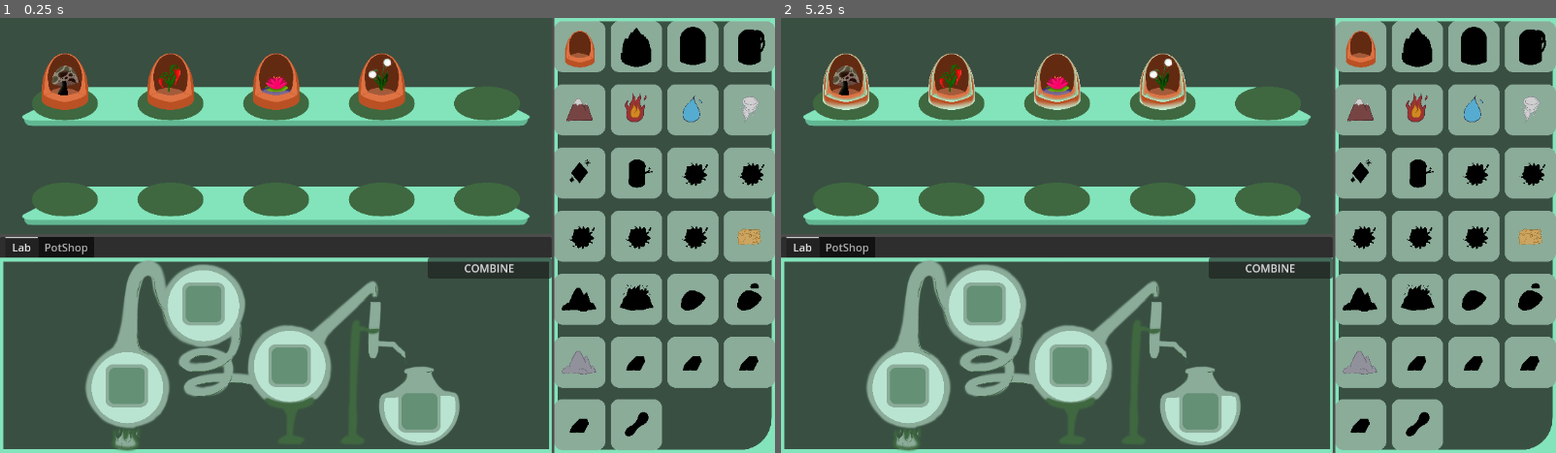
Above: before the commit, frames 1-2 (left to right).
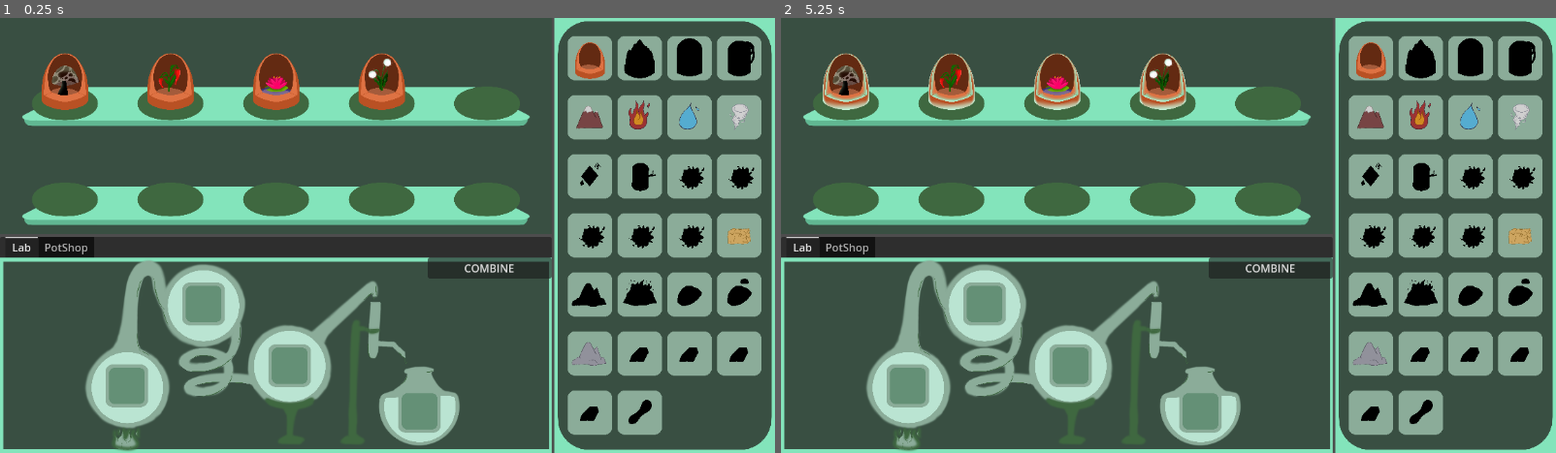
Above: after the commit, the same moments.

Repository: Girlies-stdio/elementalchemy
Game: Godot game, scene res://Scenes/main.tscn
Same seed, same stepped clock (60 frames per second), same inputs: the game is played once before the commit and once after it.
Inputs (mouse positions are in pixels of both pictures, inside the frame that each line leads up to):
- Up to frame 1 (0.25 s): no input
- Up to frame 2 (5.25 s): click (843, 78) at 0.5 s; click (951, 78) at 1.25 s; click (1060, 78) at 2 s; click (1160, 78) at 2.75 s; click (1269, 78) at 3.5 s; click (843, 174) at 4.25 s; click (951, 174) at 5 s

The runs differ from the first frame. In frame 1, 13% of the frame differs, in the area x 71-100%, y 0-100%; in frame 2, 13%.

Commit message:
various fixes

Diff:
--- a/Inventory/inventory.gd
+++ b/Inventory/inventory.gd
@@ -42,7 +42,7 @@
 	return false
 
 func enough(elements: Array[String]) -> bool:
-	var items = elements.map(func(str) -> Item: return GlobalScript.findItem(str))
+	var items = elements.map(func(s) -> Item: return GlobalScript.findItem(s))
 	#This nullCheck is only added because we don't have all the elements in the game right now
 	if null in items:
 		return false
@@ -53,7 +53,7 @@
 
 func buy(potType: int, elements: Array[String]) -> void:
 	if enough(elements):
-		var items = elements.map(func(str) -> Item: return GlobalScript.findItem(str))
+		var items = elements.map(func(s) -> Item: return GlobalScript.findItem(s))
 		for item in items:
 			remove(item)
 		var pot = GlobalScript.ALL_ITEMS[potType - 1]
--- a/Inventory/inventory_gui.gd
+++ b/Inventory/inventory_gui.gd
@@ -2,7 +2,8 @@
 
 var inventory : Inventory
 
-@onready var grid: GridContainer = $NinePatchRect/ScrollContainer/GridContainer
+@onready var margin : MarginContainer = $NinePatchRect/MarginContainer
+@onready var grid: GridContainer = $NinePatchRect/MarginContainer/ScrollContainer/GridContainer
 @onready var slots: Array[Slot] = []
 var locked: bool = false
 
@@ -11,6 +12,12 @@
 	connectSlots()
 	inventory.updated.connect(update)
 	update()
+
+	var margin_value = 20
+	margin.add_theme_constant_override("margin_top", margin_value)
+	margin.add_theme_constant_override("margin_left", margin_value)
+	margin.add_theme_constant_override("margin_bottom", margin_value)
+	margin.add_theme_constant_override("margin_right", margin_value)
 
 func update():
 	for i in range(slots.size()):
@@ -24,7 +31,7 @@
 		await inventory.ready
 	for i in range(GlobalScript.ALL_ITEMS.size()):
 		var slot = preload("res://Inventory/slot.tscn").instantiate()
-		$NinePatchRect/ScrollContainer/GridContainer.add_child(slot)
+		grid.add_child(slot)
 		slots.append(slot)
 		var isg = preload("res://Inventory/item_stack_gui.tscn").instantiate()
 		slot.insert(isg)
@@ -70,7 +77,7 @@
 	GlobalScript.itemInHand = null
 	update()
 
-func _input(event):
+func _input(_event):
 	if GlobalScript.itemInHand && !locked && Input.is_action_pressed("Right_click"):
 		putItemBack()
 	updateItemInHand()
--- a/Inventory/inventory_gui.tscn
+++ b/Inventory/inventory_gui.tscn
@@ -28,7 +28,7 @@
 patch_margin_right = 64
 patch_margin_bottom = 64
 
-[node name="ScrollContainer" type="ScrollContainer" parent="NinePatchRect"]
+[node name="MarginContainer" type="MarginContainer" parent="NinePatchRect"]
 layout_mode = 1
 anchors_preset = 15
 anchor_right = 1.0
@@ -36,7 +36,10 @@
 grow_horizontal = 2
 grow_vertical = 2
 
-[node name="GridContainer" type="GridContainer" parent="NinePatchRect/ScrollContainer"]
+[node name="ScrollContainer" type="ScrollContainer" parent="NinePatchRect/MarginContainer"]
+layout_mode = 2
+
+[node name="GridContainer" type="GridContainer" parent="NinePatchRect/MarginContainer/ScrollContainer"]
 layout_mode = 2
 size_flags_horizontal = 3
 size_flags_vertical = 3
--- a/Inventory/item_stack_gui.gd
+++ b/Inventory/item_stack_gui.gd
@@ -2,7 +2,6 @@
 
 class_name ItemStackGUI
 
-@onready var itemSprite: Sprite2D = $Sprite
 @onready var amountLabel: Label = $Label
 var item: Item
 var inventory: Inventory
@@ -13,7 +12,7 @@
 	if !inventory.is_node_ready():
 		await inventory.ready
 
-func _process(delta):
+func _process(_delta):
 	amountLabel.visible = true if amount > 1 else false
 
 #TODO: Potentiellement griser ici le sprite si on en a 0, et lock si on n'a pas débloqué
@@ -23,13 +22,13 @@
 	amountLabel.text = str(amount)
 	if slot.unlocked:
 		if amount == 0:
-			change_sprite_color(itemSprite, "gray")
+			shade("gray")
 		else:
-			change_sprite_color(itemSprite, "classic")
+			shade("classic")
 	else:
-		change_sprite_color(itemSprite, "black")
+		shade("black")
 
-func change_sprite_color(sprite: Sprite2D, mode: String) -> void:
+func shade(mode: String) -> void:
 		var shader = Shader.new()
 		var shader_material = ShaderMaterial.new()
 		var shader_code
--- a/Scenes/main.tscn
+++ b/Scenes/main.tscn
@@ -1,16 +1,16 @@
 [gd_scene load_steps=16 format=3 uid="uid://ctr78uqgnngos"]
 
 [ext_resource type="Texture2D" uid="uid://dinniq4jdk8le" path="res://Assets/garden_double_shelf.png" id="1_8gbba"]
-
 [ext_resource type="Script" uid="uid://88ysp7capcmn" path="res://Scripts/lab.gd" id="2_bo1nx"]
 [ext_resource type="Script" uid="uid://d0o2fixek8d03" path="res://Scripts/garden.gd" id="2_ynf5e"]
-[ext_resource type="PackedScene" uid="uid://d1xfvc065efuq" path="res://Scenes/jar_slot.tscn" id="3_hptm8"]
+[ext_resource type="PackedScene" uid="uid://bd8gfklgd78xg" path="res://Scenes/jar_slot.tscn" id="3_hptm8"]
 [ext_resource type="Texture2D" uid="uid://bny66qf2eo775" path="res://Assets/background_framed.png" id="3_kry3j"]
 [ext_resource type="Texture2D" uid="uid://dtwtqtmd6y2ak" path="res://Assets/Pots/tier1.png" id="4_hptm8"]
+[ext_resource type="Theme" uid="uid://b714aumedekal" path="res://global_theme.tres" id="4_jkdf5"]
 [ext_resource type="Texture2D" uid="uid://drnxwjo7hd82j" path="res://Assets/brewing.png" id="5_6bp64"]
 [ext_resource type="PackedScene" uid="uid://cyktua4fqunq0" path="res://Workbench/item_slot.tscn" id="5_21xkr"]
 [ext_resource type="PackedScene" uid="uid://bqyw0eywwhni8" path="res://Inventory/inventory_gui.tscn" id="7_6bp64"]
-[ext_resource type="Script" path="res://Scripts/pot_shop.gd" id="8_fdnlq"]
+[ext_resource type="Script" uid="uid://cnevwedyaulx1" path="res://Scripts/pot_shop.gd" id="8_fdnlq"]
 [ext_resource type="Texture2D" uid="uid://dwnq3i8spx4bf" path="res://Assets/Pots/tier2.png" id="10_jkdf5"]
 [ext_resource type="Texture2D" uid="uid://ed4sc5to8m8h" path="res://Assets/Pots/tier3.png" id="11_wsu2k"]
 [ext_resource type="Texture2D" uid="uid://cxa7h4dy8jl8w" path="res://Assets/Pots/tier4.png" id="12_k12tt"]
@@ -21,8 +21,6 @@
 MarginContainer/constants/margin_right = 20
 MarginContainer/constants/margin_top = 20
 
-[sub_resource type="Theme" id="Theme_6bp64"]
-
 [node name="Node2D" type="Control"]
 layout_mode = 3
 anchors_preset = 15
@@ -123,7 +121,7 @@
 anchor_bottom = 1.0
 grow_horizontal = 2
 grow_vertical = 2
-theme = SubResource("Theme_6bp64")
+theme = ExtResource("4_jkdf5")
 current_tab = 0
 
 [node name="Lab" type="NinePatchRect" parent="HBoxContainer/VBoxContainer/Workbench/WorkbenchTabs"]
--- a/Scripts/global_script.gd
+++ b/Scripts/global_script.gd
@@ -31,6 +31,6 @@
 	itemInHand = new_itemGUI
 	return itemInHand
 
-func findItem(name: String) -> Item:
-	var items = ALL_ITEMS.filter(func(item) : return item.name == name)
+func findItem(label: String) -> Item:
+	var items = ALL_ITEMS.filter(func(item) : return item.name == label)
 	return items[0] if items else null
--- a/Scripts/item_gui.gd
+++ b/Scripts/item_gui.gd
@@ -11,7 +11,7 @@
 func _ready() -> void:
 	mouse_filter = Control.MOUSE_FILTER_IGNORE
 
-func _process(delta):
+func _process(_delta):
 	if itemSprite.texture:
 		var current_size = itemSprite.texture.get_size()
 		itemSprite.scale = TARGET_SIZE / current_size
--- a/Scripts/jar_slot.gd
+++ b/Scripts/jar_slot.gd
@@ -19,20 +19,16 @@
 	margin.add_theme_constant_override("margin_bottom", margin_value)
 	margin.add_theme_constant_override("margin_right", margin_value)
 
-func _gui_input(event):
+func _gui_input(_event):
 	if !GlobalScript.itemInHand && Input.is_action_pressed("Right_click"):
 		right_clicked.emit()
 
 func update_gui() :
 	if jar:
 		potSprite.texture = jar.texture if !harvestable else jar.texture_ready
-		var current_size = potSprite.texture.get_size()
-		# potSprite.scale = Vector2(120,120) / current_size
 	else:
 		potSprite.texture = null
 	if plant:
 		plantSprite.texture = plant.garden_texture
-		var current_size = plantSprite.texture.get_size()
-		# plantSprite.scale = Vector2(100,100) / current_size
 	else:
 		plantSprite.texture = null
--- a/Workbench/item_slot.gd
+++ b/Workbench/item_slot.gd
@@ -6,6 +6,6 @@
 # The item currently in this slot
 var item : Item
 
-func _gui_input(event):
+func _gui_input(_event):
 	if !GlobalScript.itemInHand && Input.is_action_pressed("Right_click"):
 		right_clicked.emit()
Not shown: 1 places in Scenes/global.tscn that only renumber resources
Not shown: 1 places in Scenes/jar_slot.tscn that only renumber resources
